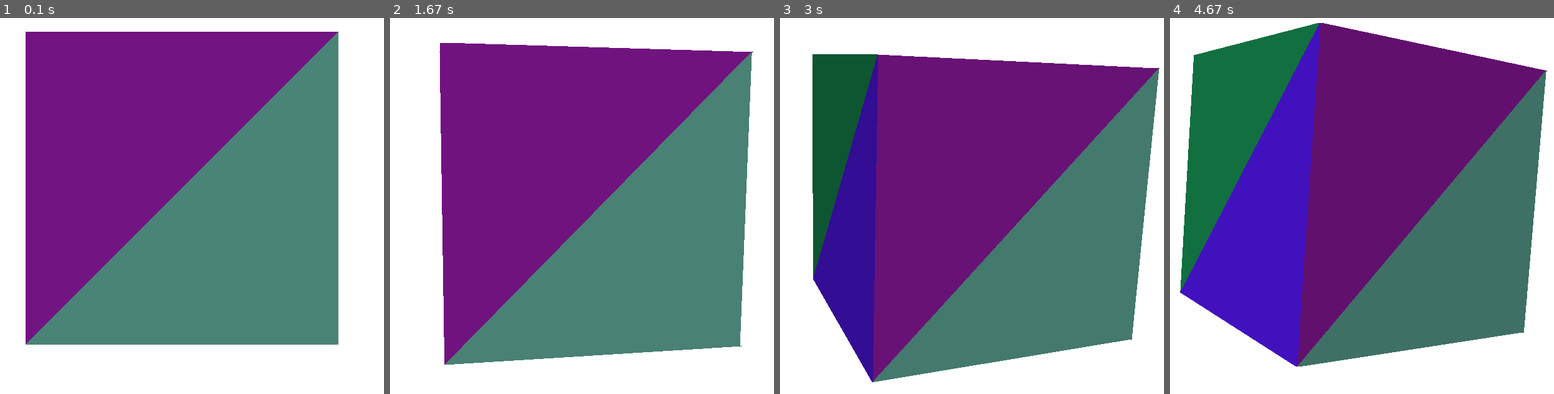
Above: before the commit, frames 1-4 (left to right).
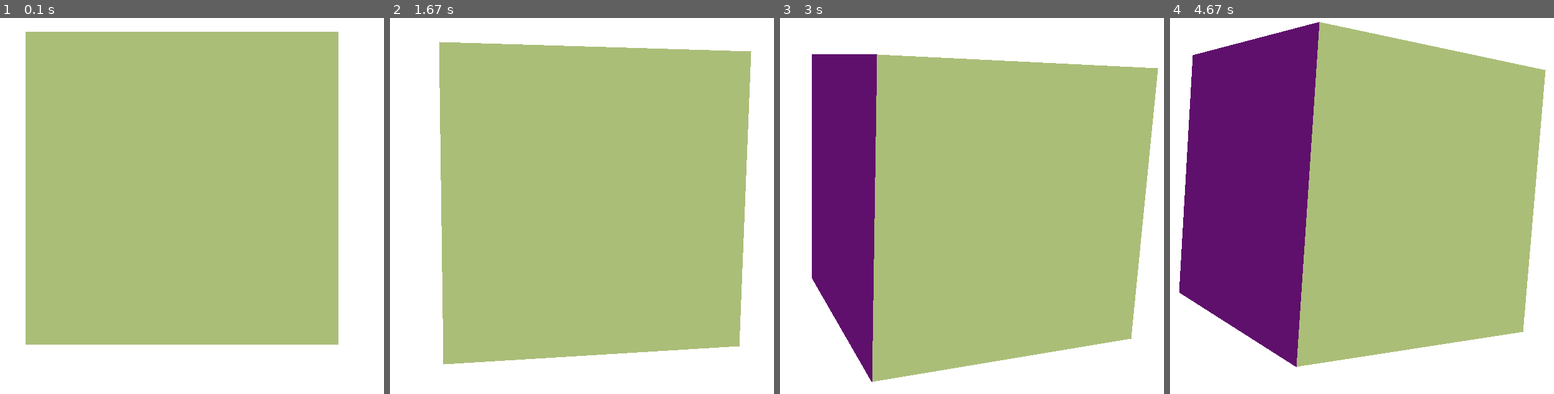
Above: after the commit, the same moments.

Repository: DannyVC123/3D-Engine-Python
Game: pygame game, started from src/render_pygame.py
Two runs of this game, one before a commit and one after it. Both use one fixed random seed, a clock stepped at 60 frames per second and the inputs below.
Inputs (mouse positions are in pixels of both pictures, inside the frame that each line leads up to):
- Up to frame 1 (0.1 s): no input
- Up to frame 2 (1.67 s): press the mouse at (451, 190) at 0.37 s; move the mouse to (535, 243) at 0.47 s; release the mouse at (620, 300) at 0.6 s; press the mouse at (451, 190) at 0.7 s; move the mouse to (539, 209) at 0.8 s; release the mouse at (628, 232) at 0.93 s; press the mouse at (451, 190) at 1.17 s; move the mouse to (501, 254) at 1.27 s; release the mouse at (547, 318) at 1.4 s; move the mouse to (451, 190) at 1.63 s
- Up to frame 3 (3 s): press the mouse at (841, 190) at 1.67 s; move the mouse to (964, 228) at 1.77 s; release the mouse at (1091, 266) at 1.9 s; press the mouse at (841, 190) at 2.27 s; move the mouse to (987, 254) at 2.37 s; release the mouse at (1137, 318) at 2.5 s; press the mouse at (841, 190) at 2.93 s
- Up to frame 4 (4.67 s): move the mouse to (1342, 145) at 3.03 s; release the mouse at (1458, 100) at 3.17 s; press the mouse at (1231, 190) at 3.63 s; move the mouse to (1346, 127) at 3.73 s; release the mouse at (1465, 66) at 3.87 s; move the mouse to (1231, 190) at 4.3 s; press the mouse at (1231, 190) at 4.33 s; move the mouse to (1235, 145) at 4.43 s; release the mouse at (1242, 100) at 4.57 s

The runs differ from the first frame. In frame 1, 68% of the frame differs, in the area x 6-89%, y 3-87%; in frame 2, 65%; in frame 3, 68%; in frame 4, 73%, in the area x 2-99%, y 0-93%.

Commit message:
added rotation images

Diff:
--- a/src/model.py
+++ b/src/model.py
@@ -168,8 +168,8 @@
                 flat_coordinates.append(coordinate[0])
                 flat_coordinates.append(coordinate[1])
 
-            # pg.draw.polygon(window, self.colors[i], coordinates)
-            Triangle.draw(window, coordinates, self.shaded_colors[i])
+            pg.draw.polygon(window, self.colors[i], coordinates)
+            # Triangle.draw(window, coordinates, self.shaded_colors[i])
 
         '''
         for edge in self.edges:
--- a/src/model_lib.py
+++ b/src/model_lib.py
@@ -19,7 +19,7 @@
             [ 200, -200, -200], # 6
             [ 200, -200,  200], # 7
         ]
-        '''
+
         faces = [
             [1, 0, 3, 2], # top
             [4, 5, 6, 7], # bottom
@@ -43,7 +43,7 @@
             [3,7,2], # right
             [2,7,6]
         ]
-
+        '''
         unit_normals = []
         for face in faces:
             vec1 = [vertices[face[1]][i] - vertices[face[0]][i] for i in range(3)]
Not shown, changed: README.md
Binary file added: res/images/screenshots/10_rot_0.jpg
Binary file added: res/images/screenshots/11_rot_1.jpg
Binary file added: res/images/screenshots/12_rot_2.jpg
